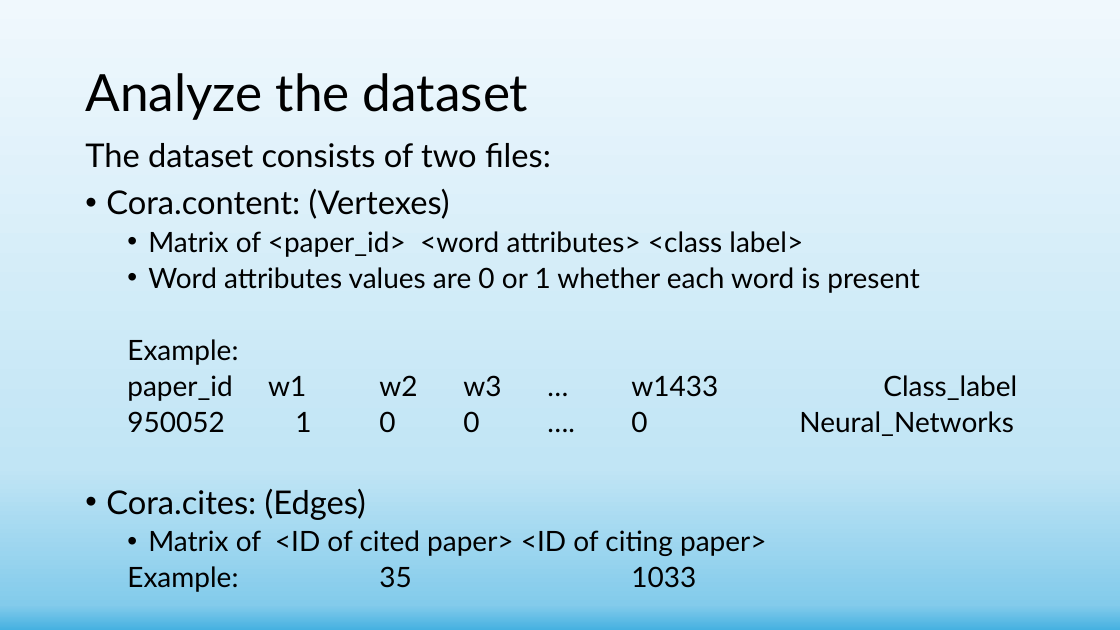
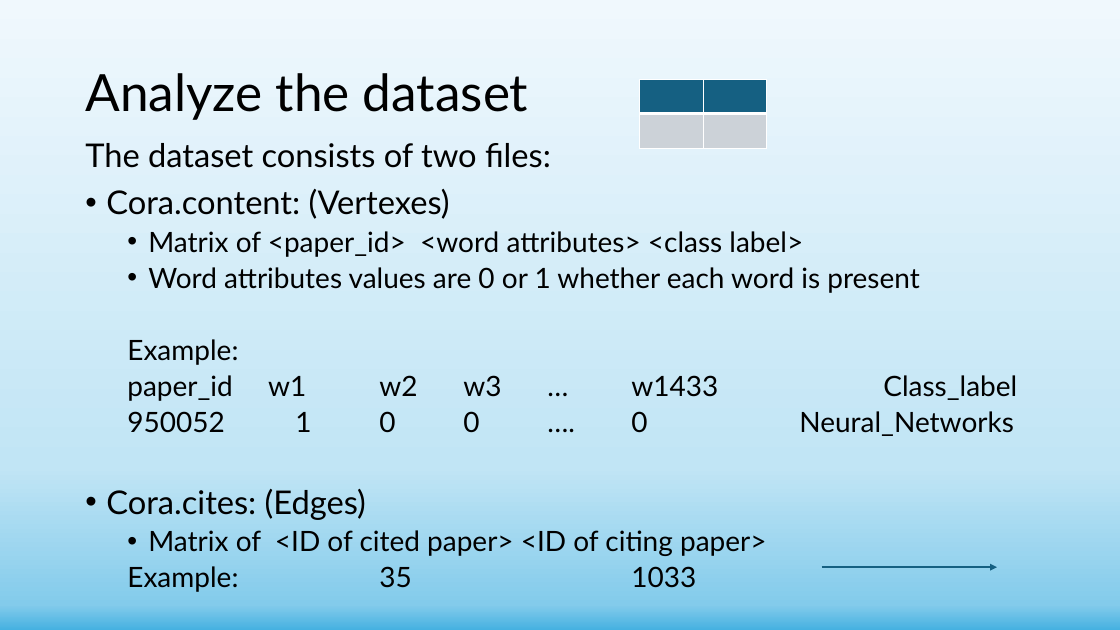
Before and after one commit to shachar700/Graph-Embedding, a slide deck: slide 8 of doc/Graph-Embedding Presentation.pptx. Drawn at 1120x630 pixels with LibreOffice and Linux fonts; fonts in the diff are those of the drawing. Boxes give left, top, right and bottom in pixels: in the first picture for what was removed or moved away, otherwise in the second. Text is boxed around its words. In the diff, an @@ line names an element or a change of style, - is before the commit and + after.

```diff
--- a/doc/Graph-Embedding Presentation.pptx
+++ b/doc/Graph-Embedding Presentation.pptx
@@ table added at <box>639,79,767,149</box>, 2 rows, 2 columns @@
+ | 
+ | 
@@ arrow added from (822, 567) to (997, 567), #156082 1.5 pt @@
```
Also in this commit, not shown: 5 other slides changed, 2 slides added, 1 slide removed, 10 other files.
